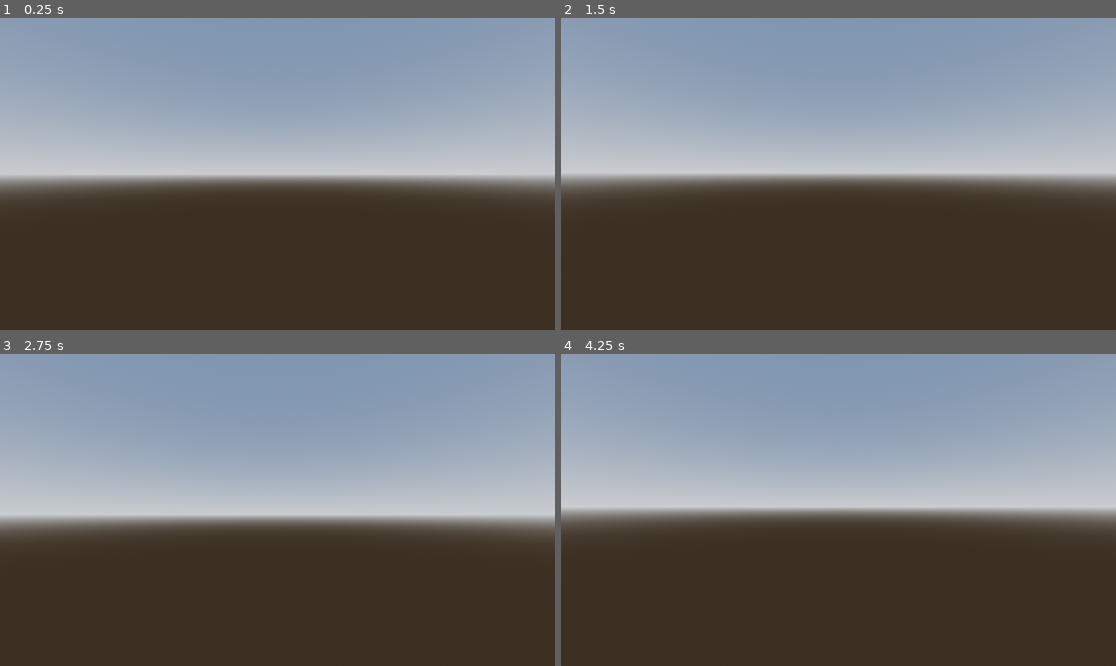
Above: before the commit, frames 1-4 (two rows, left to right).
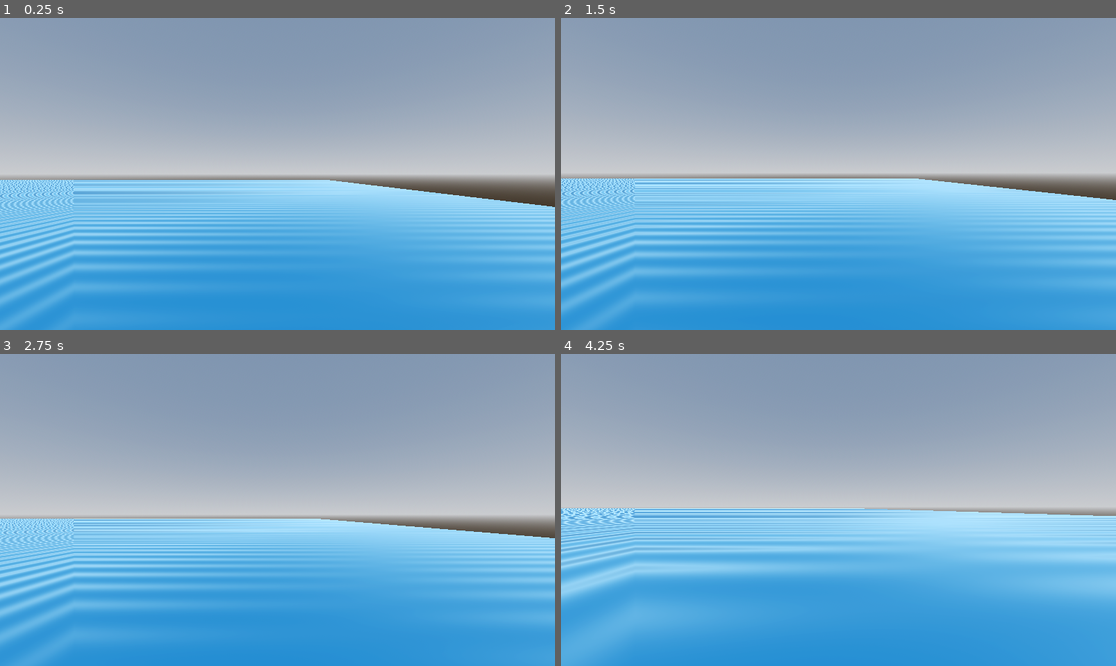
Above: after the commit, the same moments.

Repository: BoQsc/gpu-marching-cubes
Game: Godot game, scene res://node_3d.tscn
The game is run twice, just before and just after one commit, with the same random seed, the same clock (stepped at 60 frames per second) and the same inputs.
Inputs (mouse positions are in pixels of both pictures, inside the frame that each line leads up to):
- Up to frame 1 (0.25 s): no input
- Up to frame 2 (1.5 s): tap Enter (ui_accept) at 0.5, 0.77 s; move the mouse to (866, 174) at 0.52 s; hold W (move_forward) from 0.53 s (still down); click (866, 174) at 0.67 s; move the mouse to (810, 174) at 1.27 s
- Up to frame 3 (2.75 s): keep holding W (move_forward); tap Enter (ui_accept) at 1.52 s; move the mouse to (288, 503) at 2.02 s
- Up to frame 4 (4.25 s): keep holding W (move_forward); move the mouse to (832, 516) at 2.77 s; click (832, 516) at 2.92 s; tap Enter (ui_accept) at 3.02, 3.77 s; move the mouse to (877, 513) at 3.52 s

The runs differ from the first frame. In frame 1, 46% of the frame differs, in the area x 0-100%, y 51-100%; in frame 2, 47%; in frame 3, 46%; in frame 4, 50%, in the area x 0-100%, y 49-100%.

Commit message:
Add animated water shader and update terrain beach level
Introduces a new water.gdshader with animated wave effects and transparency, and integrates it into the scene as a large water plane. Adjusts terrain.gdshader beach level and transition to match the new water height, ensuring proper blending between water and land.

Diff:
--- a/node_3d.tscn
+++ b/node_3d.tscn
@@ -3,6 +3,7 @@
 [ext_resource type="Script" uid="uid://boyv8u5gclqum" path="res://character_body_3d.gd" id="1_a202f"]
 [ext_resource type="Script" uid="uid://cb5ijpk37p6ah" path="res://camera_3d.gd" id="2_a0tk4"]
 [ext_resource type="Script" uid="uid://c1xwl5r0i1xs2" path="res://chunk_manager.gd" id="2_chunk"]
+[ext_resource type="Shader" path="res://water.gdshader" id="3_water"]
 
 [sub_resource type="ProceduralSkyMaterial" id="ProceduralSkyMaterial_4xowi"]
 sky_horizon_color = Color(0.66224277, 0.6717428, 0.6867428, 1)
@@ -21,6 +22,20 @@
 
 [sub_resource type="CapsuleMesh" id="CapsuleMesh_noarx"]
 
+[sub_resource type="ShaderMaterial" id="ShaderMaterial_water"]
+render_priority = 0
+shader = ExtResource("3_water")
+shader_parameter/albedo = Color(0, 0.3, 0.5, 1)
+shader_parameter/metallic = 0.0
+shader_parameter/roughness = 0.02
+shader_parameter/wave_direction = Vector3(2, 0, 1)
+shader_parameter/wave_speed = 1.0
+shader_parameter/noise_scale = 10.0
+shader_parameter/height_scale = 0.15
+
+[sub_resource type="PlaneMesh" id="PlaneMesh_water"]
+size = Vector2(20000, 20000)
+
 [node name="Node3D" type="Node3D"]
 
 [node name="WorldEnvironment" type="WorldEnvironment" parent="."]
@@ -29,6 +44,11 @@
 [node name="DirectionalLight3D" type="DirectionalLight3D" parent="."]
 transform = Transform3D(-0.8660254, -0.43301278, 0.25, 0, 0.49999997, 0.86602545, -0.50000006, 0.75, -0.43301266, 0, 0, 0)
 shadow_enabled = true
+
+[node name="Water" type="MeshInstance3D" parent="."]
+transform = Transform3D(1, 0, 0, 0, 1, 0, 0, 0, 1, 0, 11, 0)
+mesh = SubResource("PlaneMesh_water")
+surface_material_override/0 = SubResource("ShaderMaterial_water")
 
 [node name="CSGBox3D" type="CSGBox3D" parent="."]
 transform = Transform3D(1, 0, 0, 0, 1, 0, 0, 0, 1, 0, 22.87539, 0)
--- a/terrain.gdshader
+++ b/terrain.gdshader
@@ -78,9 +78,9 @@
 	// Coastal Archipelago Texturing
 
 	// The heightmap pushes "ocean" areas down. The "shelf" drop happens as height approaches 0.
-	// So the beach line should be just above that drop.
-	float beach_level = 2.0;
-	float beach_transition = 2.0; // range of blend
+	// Water is at Y=11. Beach should start appearing around Y=13 and go down.
+	float beach_level = 11.5;
+	float beach_transition = 2.5; // range of blend
 
 	// 0.0 = Full Sand, 1.0 = Full Grass
 	float grass_mix = smoothstep(beach_level, beach_level + beach_transition, world_pos.y);
--- /dev/null
+++ b/water.gdshader
@@ -0,0 +1,43 @@
+shader_type spatial;
+
+uniform vec3 albedo : source_color = vec3(0.0, 0.3, 0.5);
+uniform float metallic : hint_range(0.0, 1.0) = 0.0;
+uniform float roughness : hint_range(0.0, 1.0) = 0.02;
+uniform vec3 wave_direction = vec3(2.0, 0.0, 1.0);
+uniform float wave_speed = 1.0;
+uniform float noise_scale = 10.0;
+uniform float height_scale = 0.15;
+
+// Simple time-based noise for waves
+float wave(vec2 position, float time) {
+	vec2 p = position / noise_scale;
+	float d = dot(p, normalize(wave_direction.xz));
+	return sin(d * 10.0 + time * wave_speed);
+}
+
+void vertex() {
+	float time = TIME * wave_speed;
+	// Displace vertices slightly
+	float h = wave(VERTEX.xz, time);
+	VERTEX.y += h * height_scale;
+}
+
+void fragment() {
+	ALBEDO = albedo;
+	METALLIC = metallic;
+	ROUGHNESS = roughness;
+	ALPHA = 0.8; // Transparent water
+
+	// Normals for visual waves
+	vec2 p = (min(VERTEX.x, VERTEX.z) * vec2(1.0)) / noise_scale;
+	float t = TIME * wave_speed;
+
+	// Simple normal map approximation
+	vec3 normal = normalize(vec3(
+		wave(p + vec2(0.1, 0.0), t) - wave(p - vec2(0.1, 0.0), t),
+		2.0, // Up vector strength
+		wave(p + vec2(0.0, 0.1), t) - wave(p - vec2(0.0, 0.1), t)
+	));
+
+	NORMAL = normal;
+}
Not shown, added: water.gdshader.uid
